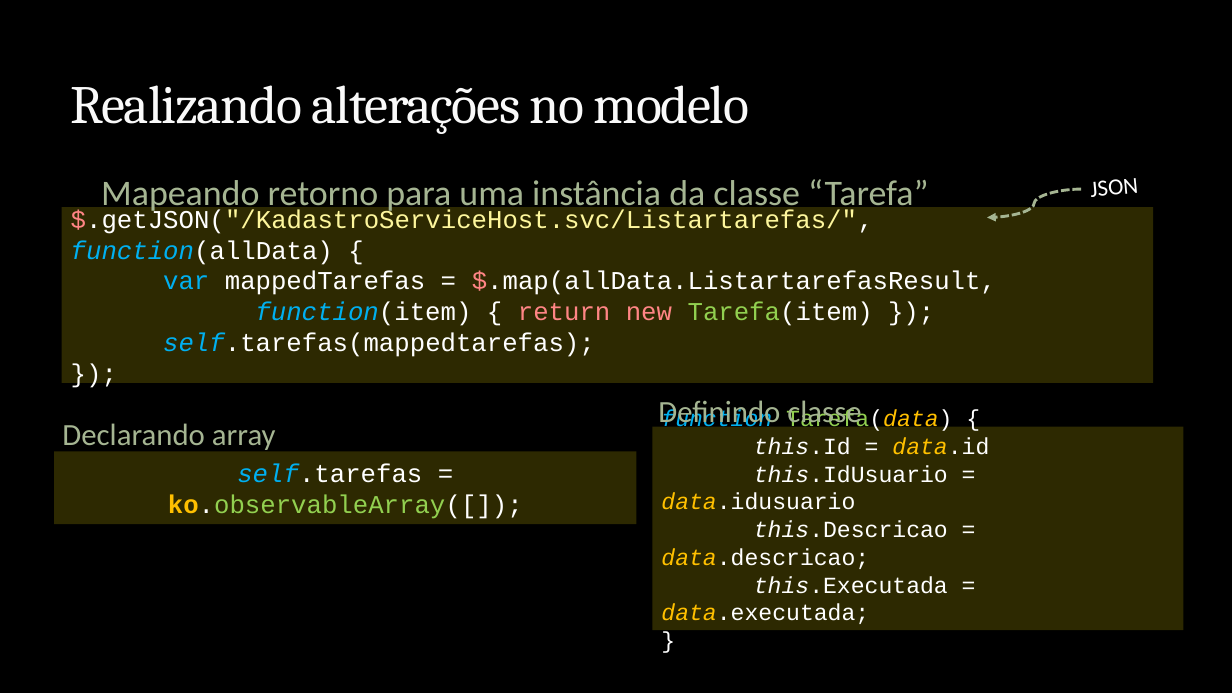
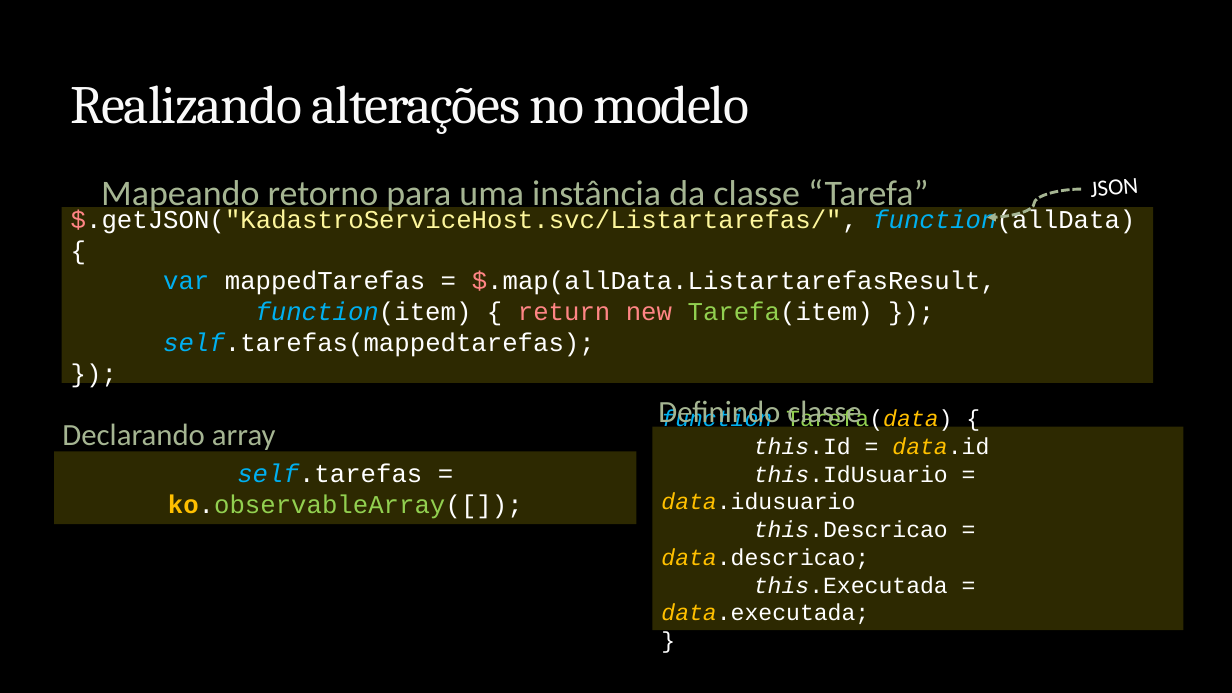
Before and after one commit to rodrigolessa/Sample.Kadastro.Knockout, a slide deck: slide 13 of Apresentacao.Knockout.JS/Knockout.JS.2014.04.pptx (slide 12 before the commit). Drawn at 1232x693 pixels with LibreOffice and Linux fonts; fonts in the diff are those of the drawing; background and template pictures are left out. Boxes give left, top, right and bottom in pixels: in the first picture for what was removed or moved away, otherwise in the second. Text is boxed around its words. In the diff, an @@ line names an element or a change of style, - is before the commit and + after.

Commit message:
Alterando referencia para Service Local

```diff
--- a/Apresentacao.Knockout.JS/Knockout.JS.2014.04.pptx
+++ b/Apresentacao.Knockout.JS/Knockout.JS.2014.04.pptx
@@ text in rectangle at box(71, 209, 1135, 234): text changed @@
-$.getJSON("/KadastroServiceHost.svc/Listartarefas/", function(allData) {
+$.getJSON("KadastroServiceHost.svc/Listartarefas/", function(allData) {
```
Also in this commit, not shown: 3 other slides changed, 1 slide added, 9 other files.
